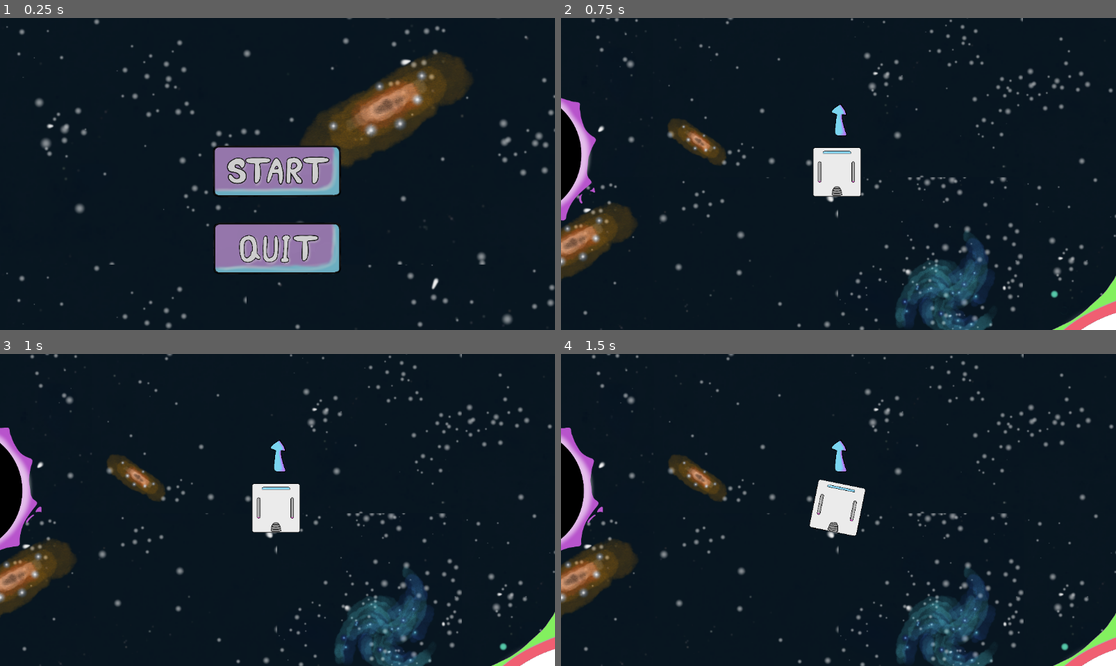
Above: before the commit, frames 1-4 (two rows, left to right).
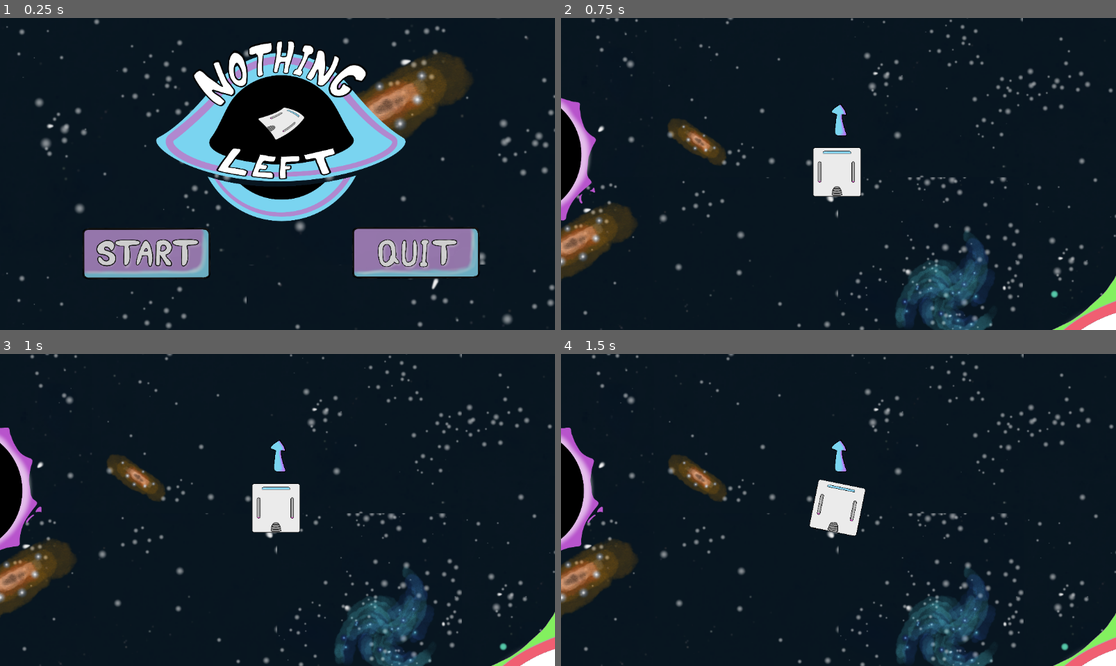
Above: after the commit, the same moments.

Repository: Dolphus2/NordicGameJam2026
Game: Godot game, scene res://scenes/title_screen.tscn
Same seed, same stepped clock (60 frames per second), same inputs: the game is played once before the commit and once after it. This scene is started directly instead of the project's main scene.
Inputs (mouse positions are in pixels of both pictures, inside the frame that each line leads up to; where the layout moved, square brackets give the same spot in the first picture):
- Up to frame 1 (0.25 s): no input
- Up to frame 2 (0.75 s): click (705, 255) [838, 170] at 0.5 s
- Up to frame 3 (1 s): no input
- Up to frame 4 (1.5 s): move the mouse to (960, 494) at 1.27 s; hold E (roll_right) from 1.28 s (still down); click (960, 494) at 1.42 s

The runs differ from the first frame. In frame 1, 26% of the frame differs, in the area x 14-87%, y 7-84%; in frame 2, nothing differs; in frame 3, nothing differs; in frame 4, nothing differs.

Commit message:
title screen

Diff:
--- a/scenes/title_screen.tscn
+++ b/scenes/title_screen.tscn
@@ -6,6 +6,7 @@
 [ext_resource type="Texture2D" uid="uid://b50geqrwc5swg" path="res://assets/quit.png" id="3_mgrm8"]
 [ext_resource type="Texture2D" uid="uid://dxfv164pqpbnw" path="res://assets/quit_hovered.png" id="5_e54dn"]
 [ext_resource type="Texture2D" uid="uid://krtjoi21nja6" path="res://assets/background_tiles.png" id="6_e54dn"]
+[ext_resource type="Texture2D" uid="uid://cbt3qqmpa6gje" path="res://assets/TitleTB.png" id="7_3yumr"]
 
 [sub_resource type="TileSetAtlasSource" id="TileSetAtlasSource_3yumr"]
 texture = ExtResource("6_e54dn")
@@ -33,14 +34,46 @@
 grow_vertical = 2
 script = ExtResource("1_fgkus")
 
+[node name="TileMap" type="TileMap" parent="." unique_id=270586248]
+tile_set = SubResource("TileSet_cs5ya")
+format = 2
+layer_0/name = "Background"
+layer_0/tile_data = PackedInt32Array(65536, 6, 1, -65534, 6, 1, 1, 65542, 1, 0, 6, 1, 2, 131078, 1, -65536, 131078, 1, 65535, 131078, 1, 131071, 65542, 0, 65537, 131078, 1, -1, 131078, 2, -65535, 65542, 2, 65538, 65542, 2, 65539, 65542, 2, -65533, 65542, 2, 3, 6, 2, 131073, 131078, 0, 196607, 131078, 0, 131074, 6, 1, 131072, 6, 1, 131075, 131078, 1)
+
+[node name="TextureRect" type="TextureRect" parent="." unique_id=725567615]
+layout_mode = 1
+anchors_preset = -1
+anchor_left = 0.19618055
+anchor_top = -0.16975309
+anchor_right = 0.8177083
+anchor_bottom = 0.9351852
+texture = ExtResource("7_3yumr")
+expand_mode = 1
+metadata/_edit_use_anchors_ = true
+
+[node name="QuitButton" type="TextureButton" parent="." unique_id=810390034]
+z_index = 1
+layout_mode = 1
+anchors_preset = -1
+anchor_left = 0.5885417
+anchor_top = 0.5941358
+anchor_right = 0.9154005
+anchor_bottom = 0.91358024
+texture_normal = ExtResource("3_mgrm8")
+texture_pressed = ExtResource("5_e54dn")
+texture_hover = ExtResource("5_e54dn")
+ignore_texture_size = true
+stretch_mode = 0
+metadata/_edit_use_anchors_ = true
+
 [node name="StartButton" type="TextureButton" parent="." unique_id=2029525742]
 z_index = 1
 layout_mode = 1
 anchors_preset = -1
-anchor_left = 0.3359375
-anchor_top = 0.3287037
-anchor_right = 0.6615234
-anchor_bottom = 0.66049385
+anchor_left = 0.10069445
+anchor_top = 0.5925926
+anchor_right = 0.42628035
+anchor_bottom = 0.9243827
 texture_normal = ExtResource("2_s4lrb")
 texture_pressed = ExtResource("3_dc4i4")
 texture_hover = ExtResource("3_dc4i4")
@@ -48,26 +81,5 @@
 stretch_mode = 0
 metadata/_edit_use_anchors_ = true
 
-[node name="QuitButton" type="TextureButton" parent="." unique_id=810390034]
-z_index = 1
-layout_mode = 1
-anchors_preset = -1
-anchor_left = 0.3382275
-anchor_top = 0.5802469
-anchor_right = 0.6650863
-anchor_bottom = 0.89969134
-texture_normal = ExtResource("3_mgrm8")
-texture_pressed = ExtResource("5_e54dn")
-texture_hover = ExtResource("5_e54dn")
-ignore_texture_size = true
-stretch_mode = 0
-metadata/_edit_use_anchors_ = true
-
-[node name="TileMap" type="TileMap" parent="." unique_id=270586248]
-tile_set = SubResource("TileSet_cs5ya")
-format = 2
-layer_0/name = "Background"
-layer_0/tile_data = PackedInt32Array(65536, 6, 1, -65534, 6, 1, 1, 65542, 1, 0, 6, 1, 2, 131078, 1, -65536, 131078, 1, 65535, 131078, 1, 131071, 65542, 0, 65537, 131078, 1, -1, 131078, 2, -65535, 65542, 2, 65538, 65542, 2, 65539, 65542, 2, -65533, 65542, 2, 3, 6, 2, 131073, 131078, 0, 196607, 131078, 0, 131074, 6, 1, 131072, 6, 1, 131075, 131078, 1)
-
+[connection signal="pressed" from="QuitButton" to="." method="_on_quit_button_pressed"]
 [connection signal="pressed" from="StartButton" to="." method="_on_start_button_pressed"]
-[connection signal="pressed" from="QuitButton" to="." method="_on_quit_button_pressed"]
